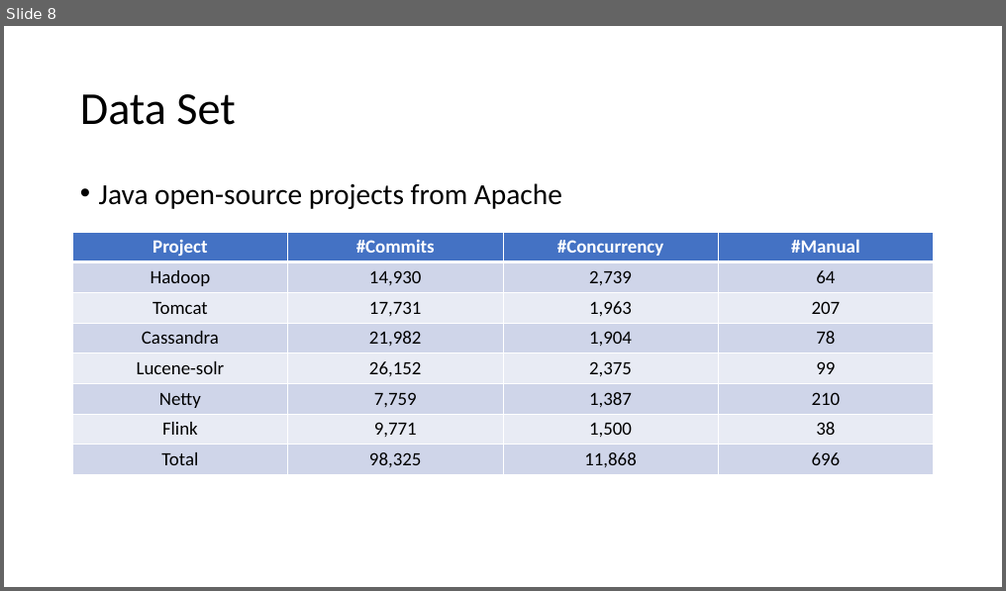
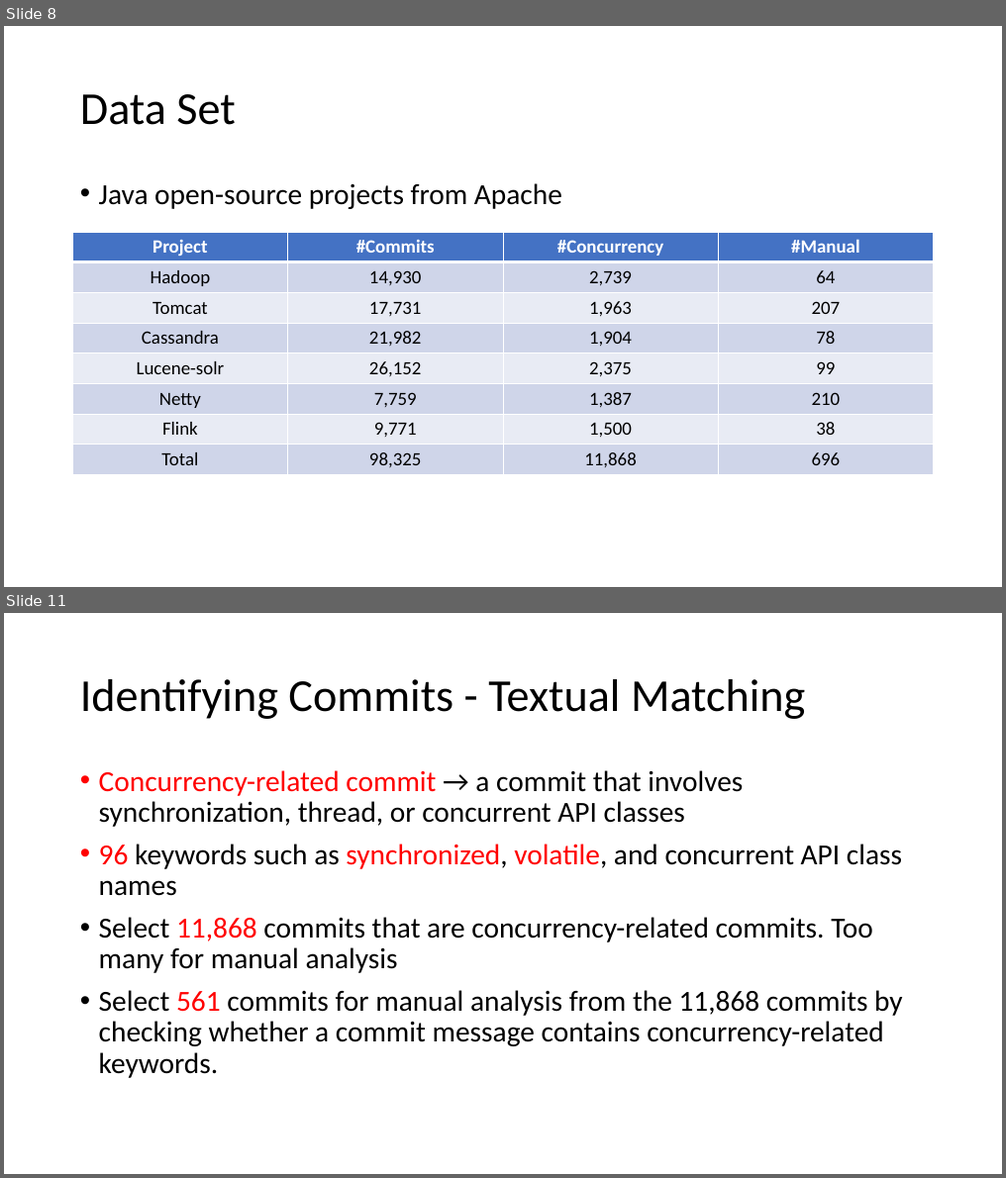
Before and after one commit to qwordy/Research, a slide deck: ppt/How do Programmers Maintain Concurrent Code.pptx. Shown one above the other, each under a label of ours: slide 8 before the commit, slides 8 and 11 after it; the slides between them are not shown. The pictures are 1006x591 and 1006x1178 pixels, drawn with LibreOffice and Linux fonts; fonts in the diff are those of the drawing. Boxes give left, top, right and bottom in pixels: in the first picture for what was removed or moved away, otherwise in the second. Text is boxed around its words. In the diff, an @@ line names an element or a change of style, - is before the commit and + after.

```diff
--- a/ppt/How do Programmers Maintain Concurrent Code.pptx
+++ b/ppt/How do Programmers Maintain Concurrent Code.pptx
@@ slide 11 added at (x1=4, y1=613, x2=1002, y2=1174), background #FFFFFF @@
@@ title added at (x1=80, y1=679, x2=805, y2=719), 44 pt, text #000000 @@
+Identifying Commits - Textual Matching
@@ text added at (x1=99, y1=770, x2=903, y2=1078), 28 pt, text #000000 @@
+• Concurrency-related commit → a commit that involves synchronization, thread, or concurrent API classes
+• 96 keywords such as synchronized, volatile, and concurrent API class names
+• Select 11,868 commits that are concurrency-related commits. Too many for manual analysis
+• Select 561 commits for manual analysis from the 11,868 commits by checking whether a commit message contains concurrency-related keywords.
```
Also in this commit, not shown: 13 slides changed, 6 other slides added.
